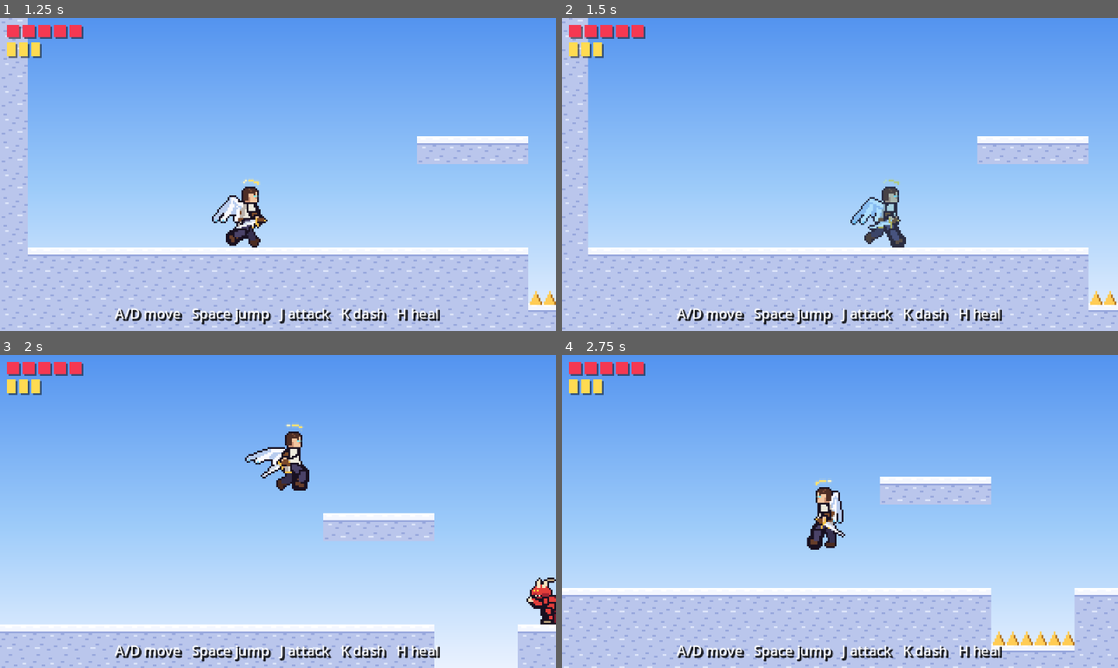
Above: before the commit, frames 1-4 (two rows, left to right).
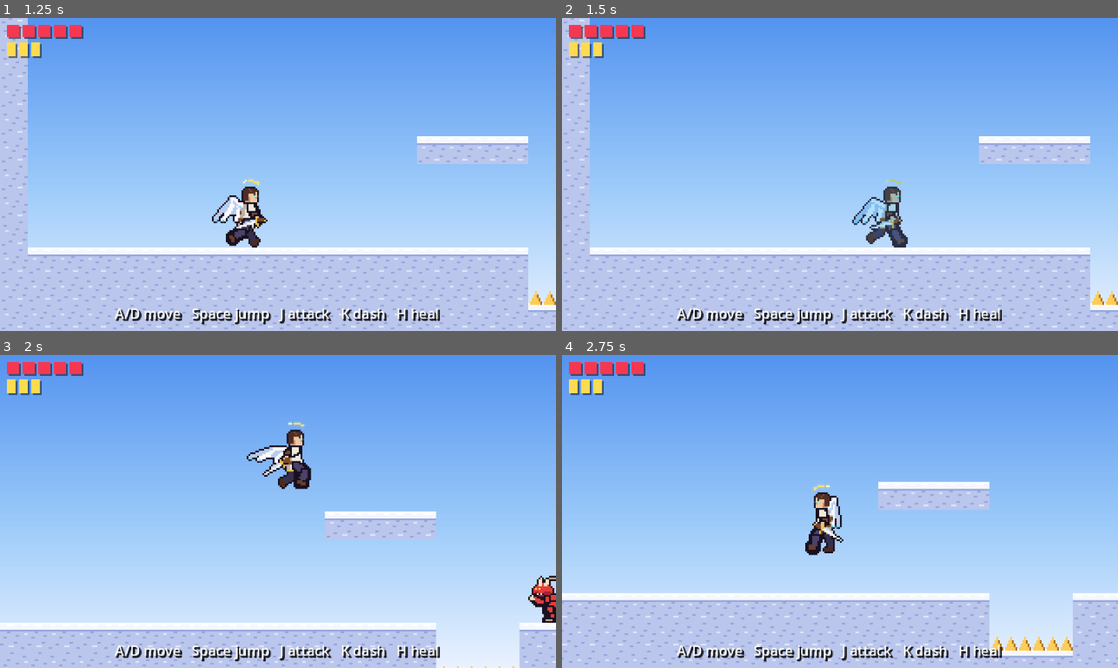
Above: after the commit, the same moments.

Repository: IhorBalan/descender-game
Game: Godot game, scene res://scenes/main.tscn
The game is run twice, just before and just after one commit, with the same random seed, the same clock (stepped at 60 frames per second) and the same inputs.
Inputs (mouse positions are in pixels of both pictures, inside the frame that each line leads up to):
- Up to frame 1 (1.25 s): move the mouse to (400, 158) at 0.52 s; hold D (move_right) from 0.53 s (still down); tap J (attack) at 0.6 s; click (400, 158) at 0.67 s; tap Space (jump) at 0.77 s; tap K (dash) at 0.8 s
- Up to frame 2 (1.5 s): keep holding D (move_right); move the mouse to (728, 190) at 1.27 s; tap K (dash) at 1.35 s
- Up to frame 3 (2 s): keep holding D (move_right); tap Space (jump) at 1.52 s; tap J (attack) at 1.55 s
- Up to frame 4 (2.75 s): move the mouse to (895, 442) at 2.02 s; release D (move_right) at 2.03 s; hold A (move_left) from 2.03 s (still down); tap J (attack) at 2.1 s; tap K (dash) at 2.3 s

Frame 1 is identical in both runs. In frame 2, 2.3% of the frame differs, in the area x 0-100%, y 0-100%; in frame 3, 4.1%; in frame 4, 7.8%, in the area x 0-100%, y 38-100%.

Commit message:
Address review: one-shot anims, camera step, polling, typed spawns
- Don't replay the attack strip from _update_sprite; _play only restarts
  looping animations that were paused by _pose.
- Camera2D smooths in the physics step to match its physics follow.
- Spikes and enemy hitboxes skip the overlap query while nothing overlaps;
  spikes respect dash invulnerability like enemy hits.
- LevelBuilder detaches old nodes before queue_free on rebuild and keeps
  enemy spawns in a typed EnemySpawn class.
- Walker caches its half width and limits character to the known profiles.

Co-Authored-By: Claude Fable 5.1 <noreply@anthropic.com>
Claude-Session: https://claude.ai/code/session_015ZNgfisNmVQDT1BTu8dmFo

Diff:
--- a/scenes/main.tscn
+++ b/scenes/main.tscn
@@ -34,6 +34,7 @@
 script = ExtResource("2_level")
 
 [node name="Camera2D" type="Camera2D" parent="."]
+process_callback = 0
 position_smoothing_enabled = true
 position_smoothing_speed = 8.0
 script = ExtResource("3_camera")
--- a/scripts/enemies/flyer.gd
+++ b/scripts/enemies/flyer.gd
@@ -58,6 +58,8 @@
 
 
 func _hurt_player() -> void:
+	if not hitbox.has_overlapping_bodies():
+		return
 	for body in hitbox.get_overlapping_bodies():
 		if body is Player:
 			body.take_damage(contact_damage, global_position)
--- a/scripts/enemies/walker.gd
+++ b/scripts/enemies/walker.gd
@@ -15,13 +15,14 @@
 	"angel_guard": {"body": Vector2(24, 56), "speed": 18.0, "health": 5, "walk": "walk", "faces_left": true},
 }
 
-@export var character := "imp"
+@export_enum("imp", "angel_guard") var character := "imp"
 @export var contact_damage := 1
 
 var health := 0
 var direction := -1
 var speed := 30.0
 var _walk_anim := "run"
+var _half_width := 0.0
 var _faces_left := true
 var _hurt_timer := 0.0
 var _dead := false
@@ -44,6 +45,7 @@
 
 	AnimLoader.setup(sprite, character)
 	sprite.play(_walk_anim)
+	_half_width = body.x / 2.0
 	var shape := RectangleShape2D.new()
 	shape.size = body
 	body_shape.shape = shape
@@ -79,11 +81,13 @@
 func _face(dir: int) -> void:
 	direction = dir
 	sprite.flip_h = (dir > 0) == _faces_left
-	floor_ray.position.x = (body_shape.shape.size.x / 2.0 + 2.0) * dir
+	floor_ray.position.x = (_half_width + 2.0) * dir
 	floor_ray.force_raycast_update()
 
 
 func _hurt_player() -> void:
+	if not hitbox.has_overlapping_bodies():
+		return
 	for body in hitbox.get_overlapping_bodies():
 		if body is Player:
 			body.take_damage(contact_damage, global_position)
--- a/scripts/game_camera.gd
+++ b/scripts/game_camera.gd
@@ -1,6 +1,8 @@
 extends Camera2D
 
-## Follows the hero and stays inside the level bounds.
+## Follows the hero and stays inside the level bounds. The hero is spawned at
+## runtime, so main.gd assigns `target`; the camera runs its smoothing in the
+## physics step (process_callback in main.tscn) to match the follow below.
 
 var target: Node2D
 
--- a/scripts/hazard.gd
+++ b/scripts/hazard.gd
@@ -7,6 +7,10 @@
 
 
 func _physics_process(_delta: float) -> void:
+	# Polled rather than body_entered so a hero standing on the spikes after
+	# his invulnerability ends is hurt again. Cheap while nothing overlaps.
+	if not has_overlapping_bodies():
+		return
 	for body in get_overlapping_bodies():
 		if body is Player:
 			body.take_hazard_damage(damage)
--- a/scripts/level_builder.gd
+++ b/scripts/level_builder.gd
@@ -17,6 +17,17 @@
 const GOAL_SCENE := preload("res://scenes/goal.tscn")
 const HAZARD_SCENE := preload("res://scenes/hazard.tscn")
 
+class EnemySpawn:
+	var scene: PackedScene
+	var position: Vector2
+	var character: String
+
+	func _init(p_scene: PackedScene, p_position: Vector2, p_character: String = "") -> void:
+		scene = p_scene
+		position = p_position
+		character = p_character
+
+
 const TILE_FILL := 0
 const TILE_TOP := 1
 const TILE_SPIKE := 2
@@ -29,7 +40,7 @@
 var checkpoints: Array[Checkpoint] = []
 var goal: Goal = null
 
-var _enemy_spawns: Array[Dictionary] = []
+var _enemy_spawns: Array[EnemySpawn] = []
 var _tiles: Node2D
 var _solids: StaticBody2D
 var _hazards: Node2D
@@ -43,6 +54,7 @@
 
 func build(text: String) -> void:
 	for child in get_children():
+		remove_child(child)
 		child.queue_free()
 	rows = []
 	for line in text.split("\n"):
@@ -115,13 +127,13 @@
 				player_start = _cell_bottom(x, y)
 				x += 1
 			"w":
-				_enemy_spawns.append({"scene": WALKER_SCENE, "position": _cell_bottom(x, y), "character": "imp"})
+				_enemy_spawns.append(EnemySpawn.new(WALKER_SCENE, _cell_bottom(x, y), "imp"))
 				x += 1
 			"g":
-				_enemy_spawns.append({"scene": WALKER_SCENE, "position": _cell_bottom(x, y), "character": "angel_guard"})
+				_enemy_spawns.append(EnemySpawn.new(WALKER_SCENE, _cell_bottom(x, y), "angel_guard"))
 				x += 1
 			"f":
-				_enemy_spawns.append({"scene": FLYER_SCENE, "position": _cell_center(x, y)})
+				_enemy_spawns.append(EnemySpawn.new(FLYER_SCENE, _cell_center(x, y)))
 				x += 1
 			"C":
 				var checkpoint: Checkpoint = CHECKPOINT_SCENE.instantiate()
@@ -187,10 +199,10 @@
 		_enemies.remove_child(child)
 		child.queue_free()
 	for spawn in _enemy_spawns:
-		var enemy: Node2D = spawn["scene"].instantiate()
-		enemy.position = spawn["position"]
-		if spawn.has("character"):
-			enemy.character = spawn["character"]
+		var enemy: Node2D = spawn.scene.instantiate()
+		enemy.position = spawn.position
+		if enemy is Walker:
+			(enemy as Walker).character = spawn.character
 		_enemies.add_child(enemy)
 
 
--- a/scripts/main.gd
+++ b/scripts/main.gd
@@ -50,7 +50,9 @@
 
 
 func _on_player_respawned() -> void:
-	level.spawn_enemies()
+	# The signal fires from the hero's physics tick; rebuild the enemies once
+	# the physics step is over.
+	level.spawn_enemies.call_deferred()
 	camera.global_position = player.global_position
 	camera.reset_smoothing()
 
--- a/scripts/player.gd
+++ b/scripts/player.gd
@@ -287,8 +287,9 @@
 
 
 ## Called by spikes: lose health and get put back on the last safe ground.
+## Like enemy hits, a dash passes through unharmed.
 func take_hazard_damage(amount: int) -> void:
-	if state == State.DEAD or _invulnerable_timer > 0.0:
+	if state == State.DEAD or state == State.DASH or _invulnerable_timer > 0.0:
 		return
 	health = maxi(health - amount, 0)
 	health_changed.emit(health, MAX_HEALTH)
@@ -347,7 +348,7 @@
 		State.FALL:
 			_pose("jump", 1)
 		State.ATTACK:
-			_play("attack")
+			pass  # started once in _start_attack
 		State.DASH:
 			_pose("run", 1)
 			sprite.modulate = TINT_DASH
@@ -366,8 +367,13 @@
 		sprite.visible = true
 
 
+## Switches to a looping animation, or restarts it if it was paused by _pose.
+## One-shot animations (attack) are started where the state begins, so a
+## finished strip is never replayed while the state lasts.
 func _play(anim_name: String) -> void:
-	if sprite.animation != anim_name or not sprite.is_playing():
+	if sprite.animation != anim_name:
+		sprite.play(anim_name)
+	elif not sprite.is_playing() and sprite.sprite_frames.get_animation_loop(anim_name):
 		sprite.play(anim_name)
 
 
